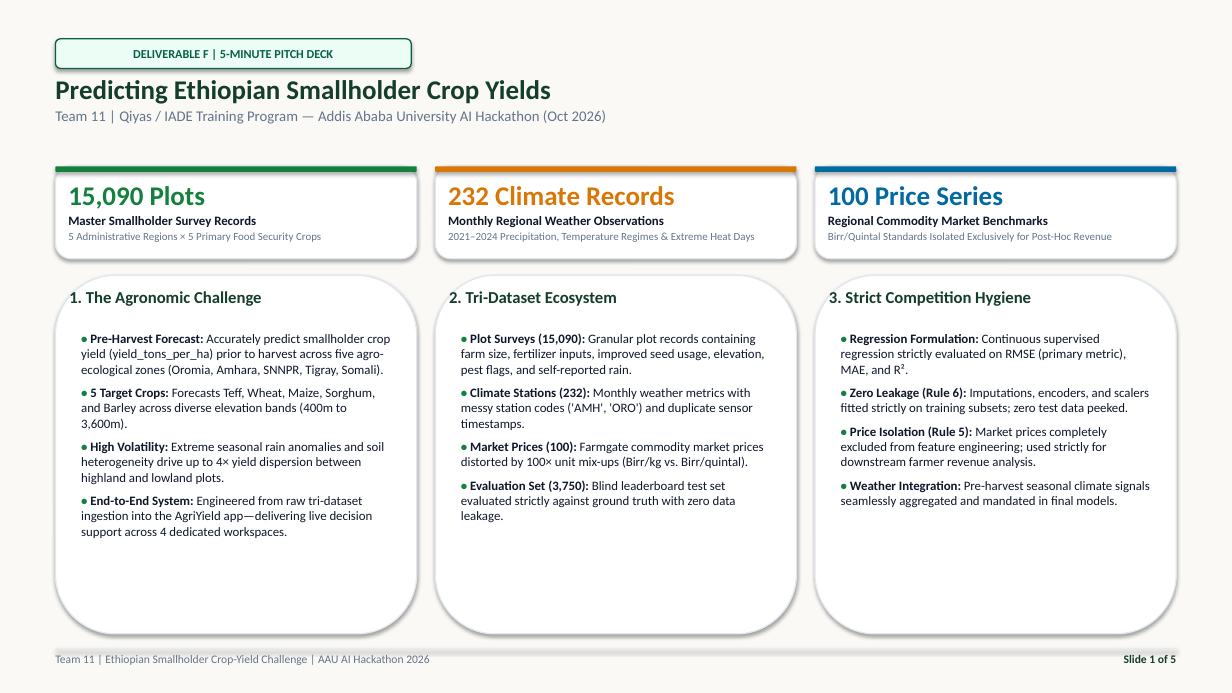
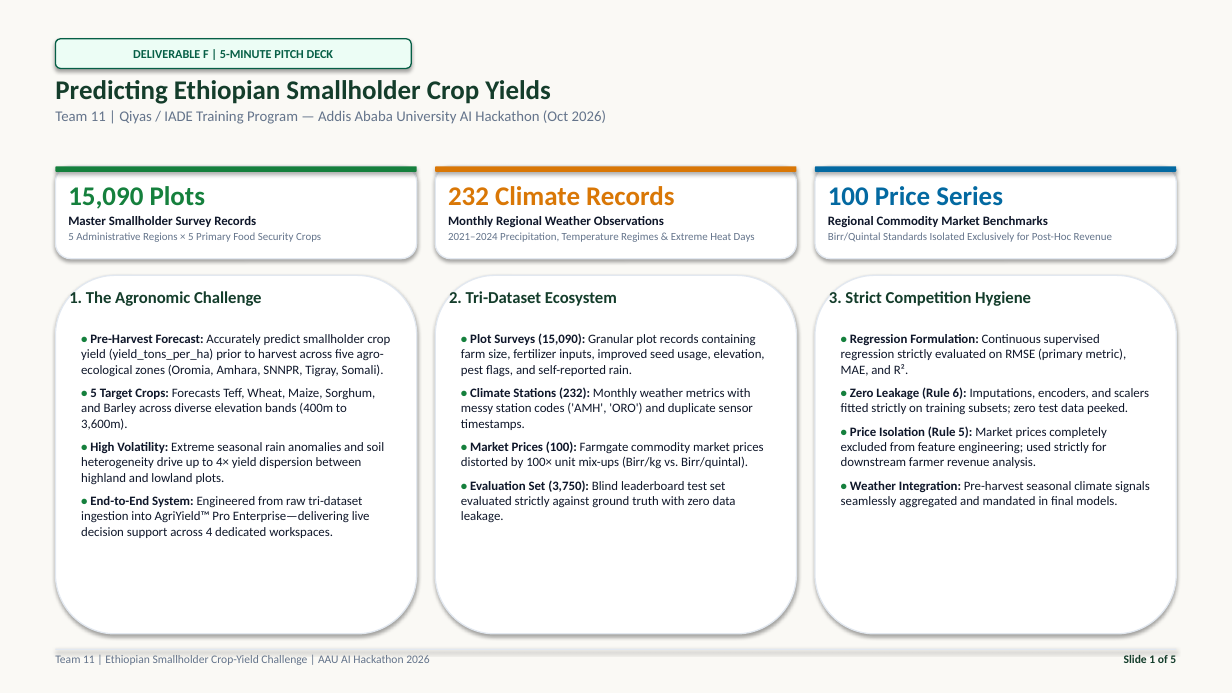
Before and after one commit to seudsahm2/team_11, a slide deck: slide 1 of presentation/team_11_slides.pptx. Drawn at 1232x693 pixels with LibreOffice and Linux fonts; fonts in the diff are those of the drawing. Boxes give left, top, right and bottom in pixels: in the first picture for what was removed or moved away, otherwise in the second. Text is boxed around its words. In the diff, an @@ line names an element or a change of style, - is before the commit and + after.

```diff
--- a/presentation/team_11_slides.pptx
+++ b/presentation/team_11_slides.pptx
@@ text at (81,496,370,538): text changed @@
-• End-to-End System: Engineered from raw tri-dataset ingestion into the AgriYield app—delivering live decision support across 4 dedicated workspaces.
+• End-to-End System: Engineered from raw tri-dataset ingestion into AgriYield™ Pro Enterprise—delivering live decision support across 4 dedicated workspaces.
```
Also in this commit, not shown: 2 other slides changed, 7 other files.
